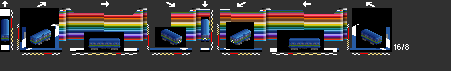
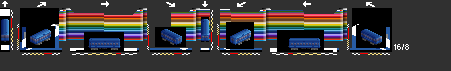
Comparing the layer stacks of the two 451px x 71px images. Changes:
added layer "C11" above "C6B" over [41, 35, 371, 47]
added layer "C6B" above "C10text" over [1, 19, 382, 49]
hid "C6Asl2" over [1, 35, 382, 46]
removed layer "C6Alights" over [178, 39, 234, 43]
hid "C6A", painted on it over [1, 19, 382, 49]
